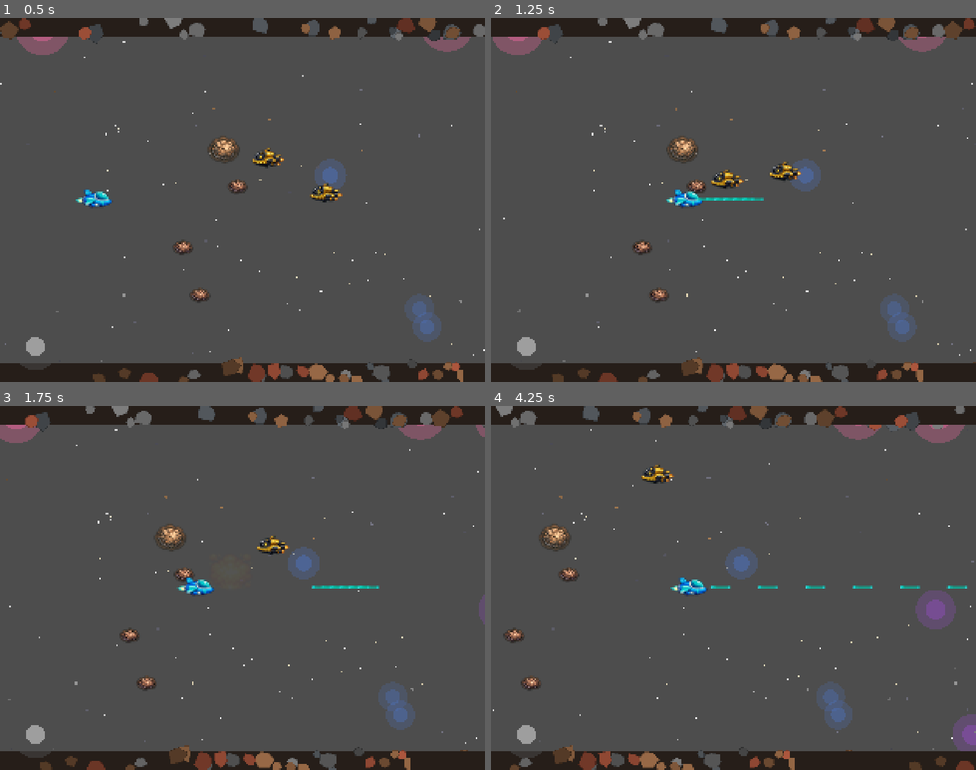
Above: before the commit, frames 1-4 (two rows, left to right).
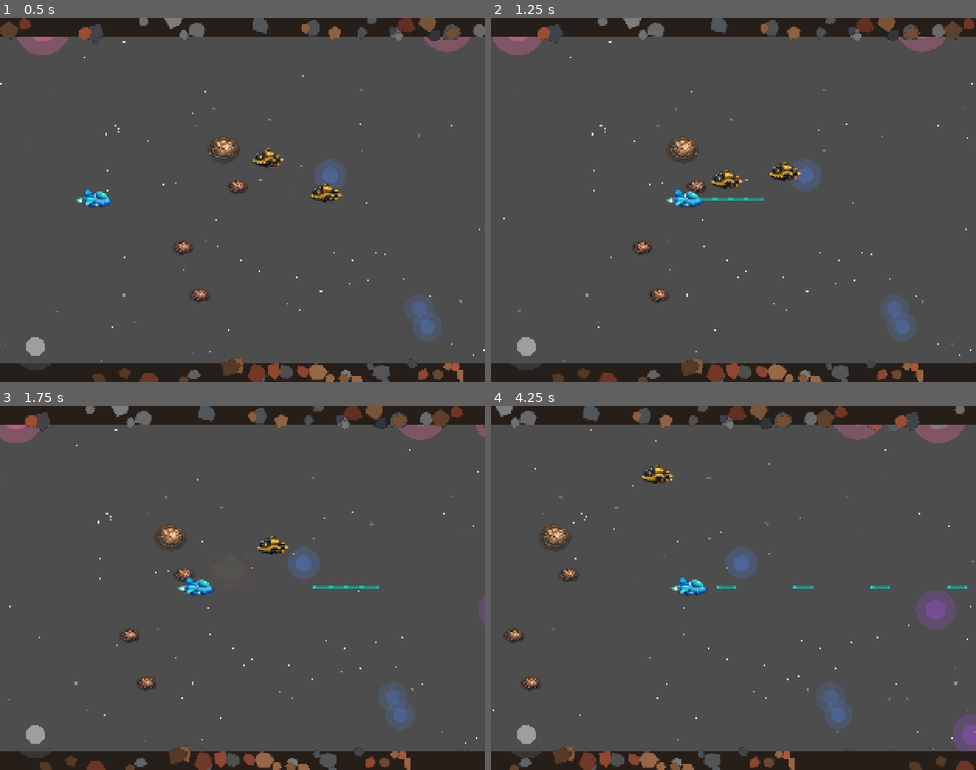
Above: after the commit, the same moments.

Repository: mattzollinhofer/space_scroller
Game: Godot game, scene res://scenes/main.tscn
Two runs of this game, one before a commit and one after it. Both use one fixed random seed, a clock stepped at 60 frames per second and the inputs below.
Inputs (mouse positions are in pixels of both pictures, inside the frame that each line leads up to):
- Up to frame 1 (0.5 s): no input
- Up to frame 2 (1.25 s): move the mouse to (840, 181) at 0.52 s; hold D (move_right) from 0.53 s (still down); hold Space (shoot) from 0.53 s (still down); click (840, 181) at 0.67 s
- Up to frame 3 (1.75 s): release D (move_right) at 1.25 s; release Space (shoot) at 1.25 s; drag from (145, 606) to (194, 537) at 1.27 s
- Up to frame 4 (4.25 s): move the mouse to (782, 507) at 2.02 s; hold D (move_right) 2.03-2.75 s; hold Space (shoot) 2.03-2.75 s; drag from (709, 660) to (592, 682) at 2.77 s; move the mouse to (879, 642) at 3.52 s; hold A (move_left) from 3.53 s (still down); hold Space (shoot) from 3.53 s (still down)

Frame 1 is identical in both runs. In frame 2, less than 0.1% of the frame differs, in the area x 42-55%, y 49-51%; in frame 3, less than 0.1%; in frame 4, 0.2%, in the area x 45-89%, y 49-51%.

Commit message:
Balance player fire rate for better challenge
Reduced fire rate from 0.12s to 0.21s cooldown (~5 shots/sec instead
of ~8). Makes combat more deliberate and increases difficulty.

Co-Authored-By: Claude <noreply@anthropic.com>

Diff:
--- a/scripts/player.gd
+++ b/scripts/player.gd
@@ -16,7 +16,7 @@
 @export var flash_interval: float = 0.1
 
 ## Fire rate cooldown in seconds
-@export var fire_cooldown: float = 0.12
+@export var fire_cooldown: float = 0.21
 
 ## Projectile scene to spawn when shooting
 @export var projectile_scene: PackedScene
